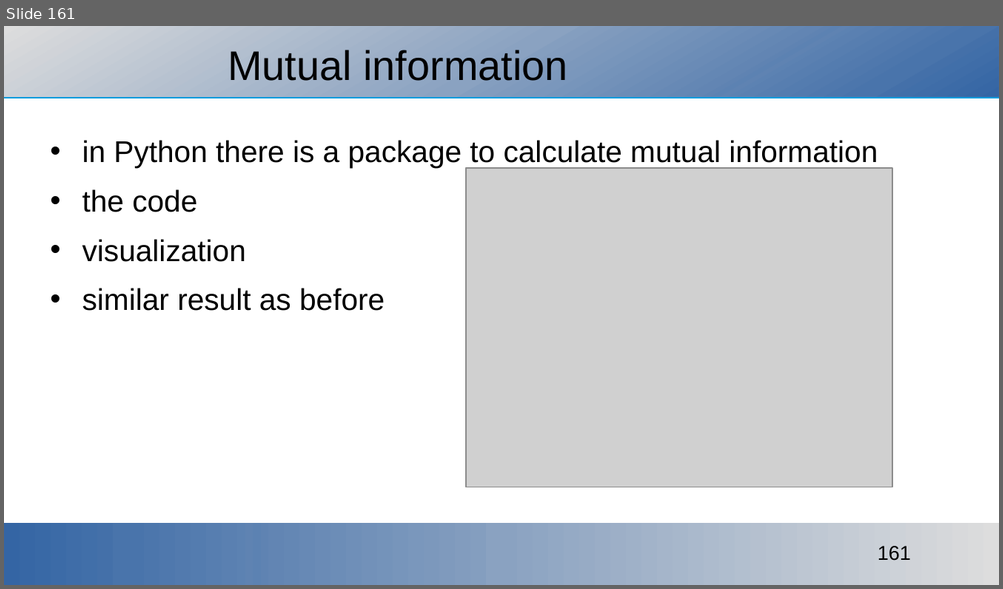
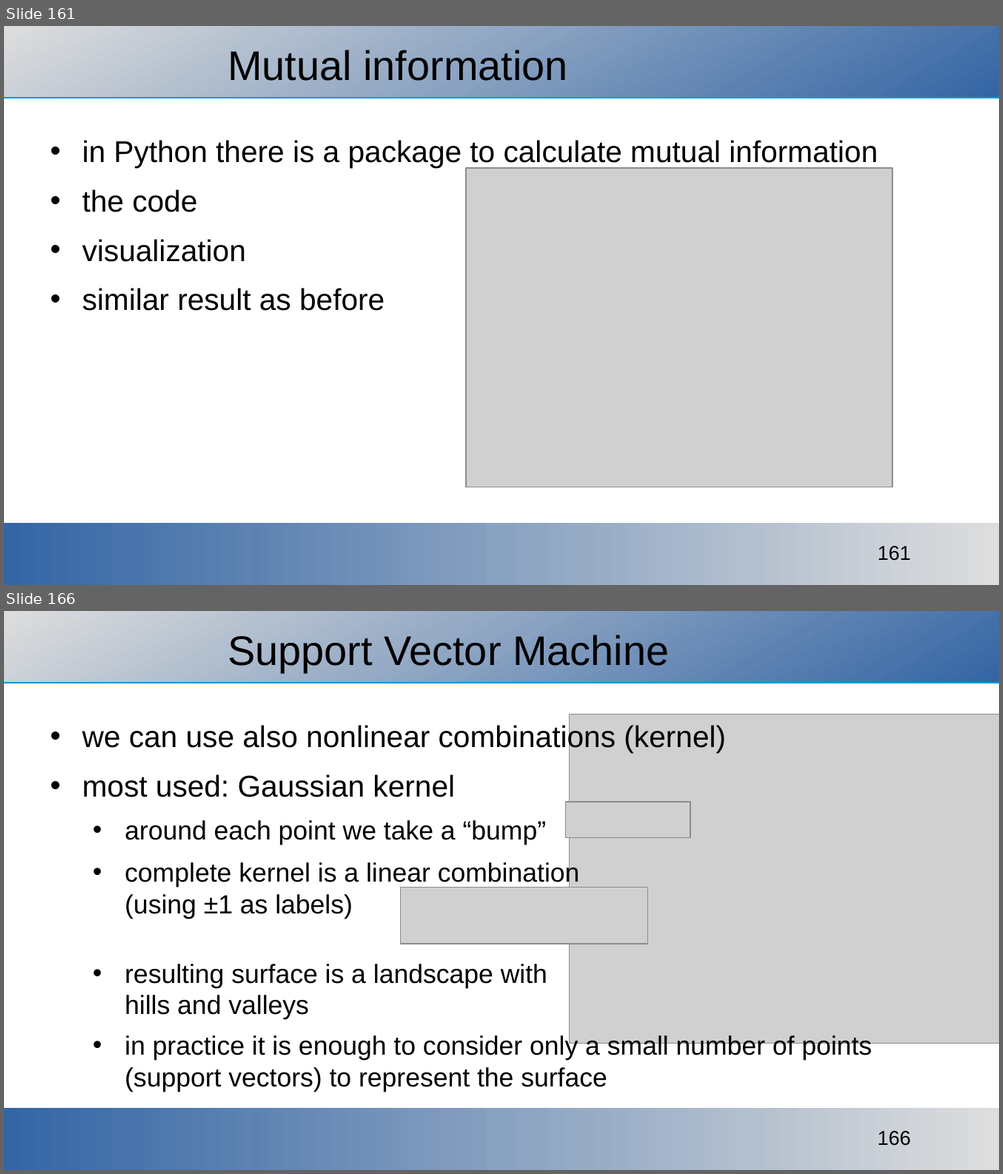
Before and after one commit to ajakovac/ML-in-Practice-I, a slide deck: ML in practice.odp. Shown one above the other, each under a label of ours: slide 161 before the commit, slides 161 and 166 after it; the slides between them are not shown. The pictures are 1003x589 and 1003x1174 pixels, drawn with LibreOffice and Linux fonts; fonts in the diff are those of the drawing; grey boxes stand for pictures; background and template pictures are left out. Boxes give left, top, right and bottom in pixels: in the first picture for what was removed or moved away, otherwise in the second. Text is boxed around its words. In the diff, an @@ line names an element or a change of style, - is before the commit and + after.

Commit message:
support vector machine

```diff
--- a/ML in practice.odp
+++ b/ML in practice.odp
@@ slide 166 added at bbox=[4, 611, 999, 1170], background #FFFFFF; not listed: 3 template elements that a slide beside it also shows @@
@@ title added at bbox=[227, 635, 669, 672], 33 pt, text #000000 @@
+Support Vector Machine
@@ picture added at bbox=[569, 714, 999, 1044] @@
@@ text added at bbox=[82, 723, 872, 1092], 21 pt, text #000000 @@
+• we can use also nonlinear combinations (kernel)
+• most used: Gaussian kernel
+  • around each point we take a “bump”
+  • complete kernel is a linear combination
+    (using ±1 as labels)
+  • resulting surface is a landscape with
+    hills and valleys
+  • in practice it is enough to consider only a small number of points (support vectors) to represent the surface
@@ picture added at bbox=[566, 803, 690, 838] @@
@@ picture added at bbox=[400, 887, 648, 944] @@
```
Also in this commit, not shown: 6 other slides added, 8 other files.
